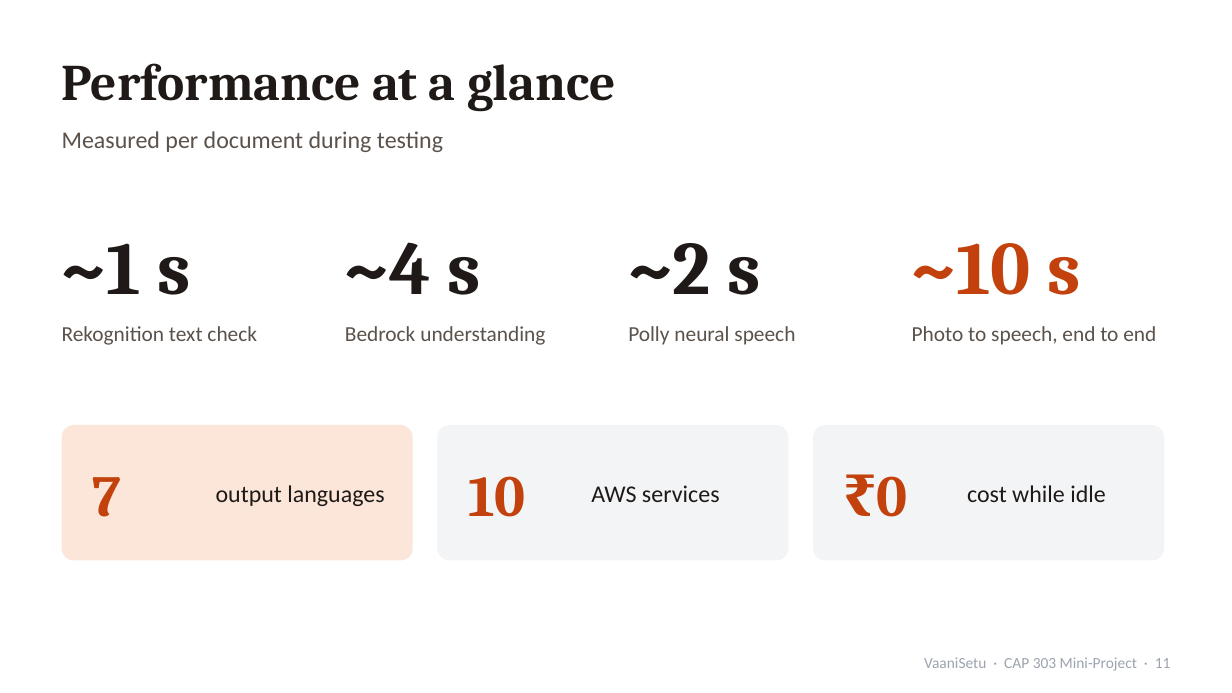
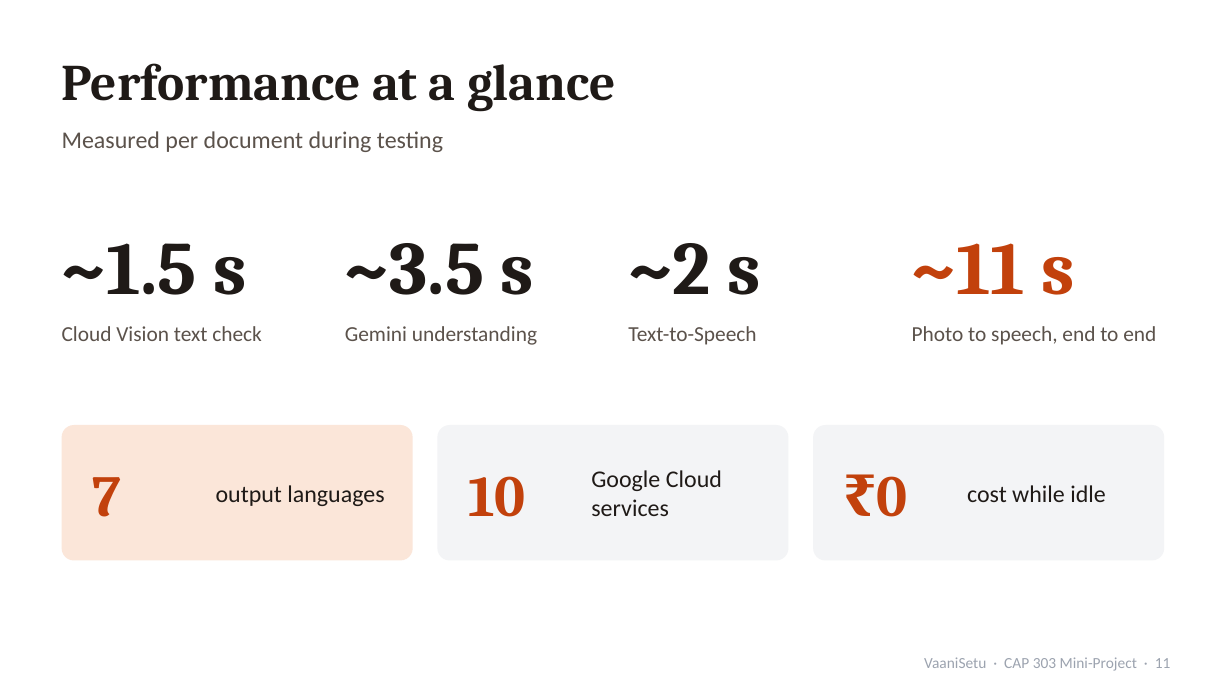
Before and after one commit to 17mohak/vaanisetu, a slide deck: slide 11 of deliverables/VaaniSetu_Presentation.pptx. Drawn at 1232x693 pixels with LibreOffice and Linux fonts; fonts in the diff are those of the drawing. Boxes give left, top, right and bottom in pixels: in the first picture for what was removed or moved away, otherwise in the second. Text is boxed around its words. In the diff, an @@ line names an element or a change of style, - is before the commit and + after.

```diff
--- a/deliverables/VaaniSetu_Presentation.pptx
+++ b/deliverables/VaaniSetu_Presentation.pptx
@@ text at [62,243,247,295]: text changed @@
-~1 s
+~1.5 s
@@ text at [345,243,534,295]: text changed @@
-~4 s
+~3.5 s
@@ text at [912,243,1075,295]: text changed @@
-~10 s
+~11 s
@@ text at [62,326,262,341]: text changed @@
-Rekognition text check
+Cloud Vision text check
@@ text at [345,326,537,345]: text changed @@
-Bedrock understanding
+Gemini understanding
@@ text at [628,326,756,345]: text changed @@
-Polly neural speech
+Text-to-Speech
@@ text at [591,470,722,516]: text changed @@
-AWS services
+Google Cloud services
```
Also in this commit, not shown: 10 other slides changed, 1 other file.
